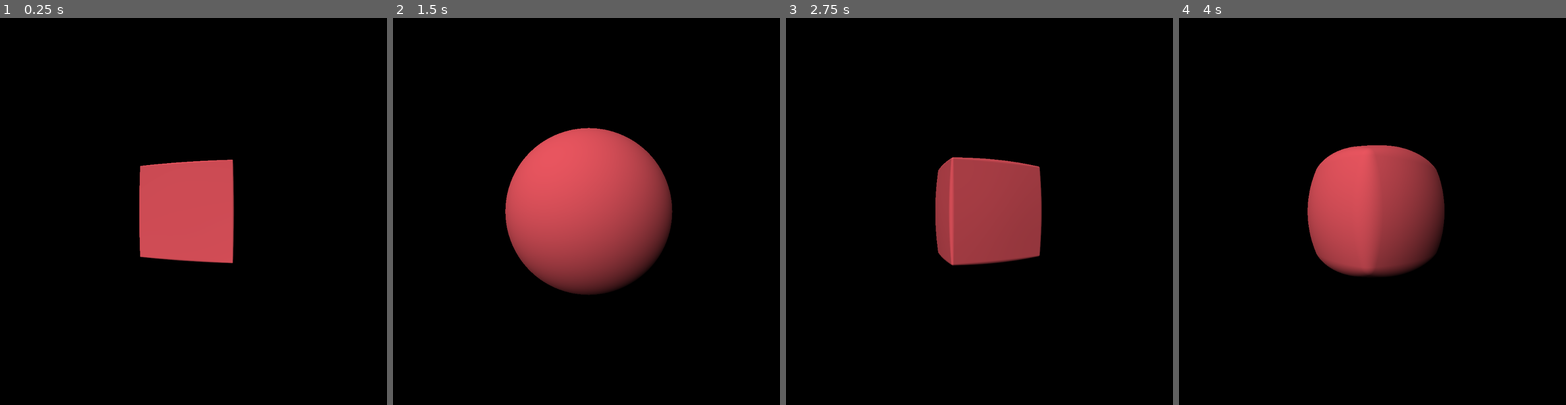
Above: before the commit, frames 1-4 (left to right).
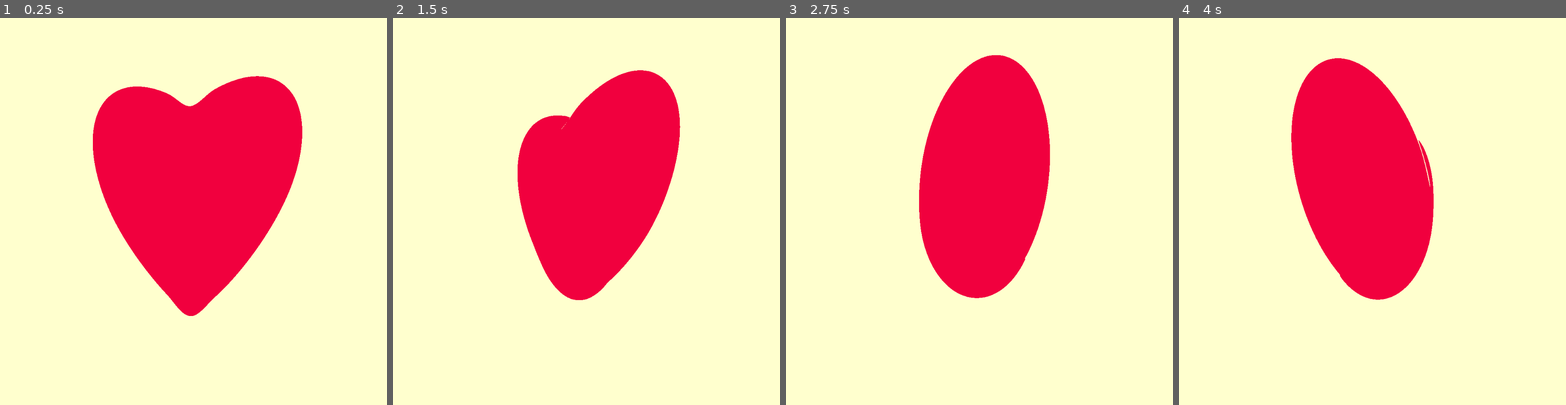
Above: after the commit, the same moments.

Repository: PhilippeZ-Dev/CreativeCoding
Game: Godot game, scene res://Scenes/fractals.tscn
Same seed, same stepped clock (60 frames per second), same inputs: the game is played once before the commit and once after it.
Inputs:
- Up to frame 1 (0.25 s): no input
- Up to frame 2 (1.5 s): no input
- Up to frame 3 (2.75 s): no input
- Up to frame 4 (4 s): no input

The runs differ from the first frame. In frame 1, 100% of the frame differs, in the area x 0-100%, y 0-100%; in frame 2, 100%; in frame 3, 100%; in frame 4, 100%.

Commit message:
added heart sdf

Diff:
--- a/Scenes/fractals.tscn
+++ b/Scenes/fractals.tscn
@@ -15,17 +15,22 @@
 
 [sub_resource type="ShaderMaterial" id="ShaderMaterial_au54f"]
 shader = ExtResource("7_pkxfo")
-shader_parameter/_color = Color(0.91, 0.333, 0.373, 1)
-shader_parameter/_backgroundColor = Color(0, 0, 0, 1)
+shader_parameter/_color = Color(0.9950066, 0, 0.25434855, 1)
+shader_parameter/_backgroundColor = Color(1, 0.8574127, 0.5972796, 1)
 shader_parameter/_gradient = SubResource("GradientTexture1D_au54f")
-shader_parameter/_cameraPosition = Vector3(0, 0, -2.515)
-shader_parameter/_cameraRotation = Vector3(0, 0.01, 0)
-shader_parameter/_lightStrength = 1.0
-shader_parameter/_lightPos = Vector3(2, 3, 5)
+shader_parameter/_cameraPosition = Vector3(0, 0, -4.5)
+shader_parameter/_cameraRotation = Vector3(0, 0, 0)
+shader_parameter/_lightStrength = 1.355
+shader_parameter/_lightPos = Vector3(2, 0, -3)
 shader_parameter/_lightColor = Color(1, 1, 1, 1)
+shader_parameter/_minShadowLevel = 0.70000003325
 shader_parameter/_shapeRotation = Vector3(0, 0, 0)
-shader_parameter/_shapeLerp = 0.0
-shader_parameter/_timeScale = 1.0
+shader_parameter/_shapeLerp = 1.0
+shader_parameter/_h_radius = 2.0
+shader_parameter/_h_expansion = 0.3
+shader_parameter/_h_Z_scale = 1.5
+shader_parameter/_h_compression = 1.0
+shader_parameter/_timeScale = 0.5
 
 [sub_resource type="StyleBoxFlat" id="StyleBoxFlat_eoume"]
 bg_color = Color(1, 1, 1, 0.784314)
@@ -129,5 +134,5 @@
 [node name="Screenshot" type="Node" parent="." unique_id=1224829559]
 script = ExtResource("3_iaxo3")
 mode = 1
-destinationFolderPath = "res://Screenshots/Test/"
+destinationFolderPath = "res://Screenshots/Heart/"
 screenshotName = "test"
--- a/Shaders/RaymarchingTest.gdshader
+++ b/Shaders/RaymarchingTest.gdshader
@@ -19,10 +19,20 @@
 uniform float _lightStrength = 1.0;
 uniform vec3 _lightPos = vec3(2.0, -5.0, 3.0);
 uniform vec3 _lightColor : source_color = vec3(1.0);
+uniform float _minShadowLevel : hint_range(0.0, 1.0) = 0.0;
+
+
 
 group_uniforms Shape_Transform;
 uniform vec3 _shapeRotation = vec3(0);
 uniform float _shapeLerp : hint_range(0.0, 1.0) = 0.5;
+
+group_uniforms Heart;
+uniform float _h_radius = 2.0;
+uniform float _h_expansion = 0.2;
+uniform float _h_Z_scale = 1.0;
+
+uniform float _h_compression = 1.0;
 
 group_uniforms Animation;
 uniform float _timeScale = .5;
@@ -46,8 +56,19 @@
 
 float MixShapes(float a, float b, float m)
 {
-	float time = (cos(TIME * _timeScale*2.0)+1.0)/2.0;
-	return mix(a, b, time);
+	//float time = (cos(TIME * _timeScale*2.0)+1.0)/2.0;
+	//return mix(a, b, time);
+
+	return mix(a, b, m);
+}
+
+float AlmostIdentity( float x, float m, float e ) // https://iquilezles.org/articles/functions/
+{
+	if( x>m ) return x;
+	float a = 2.0*e - m;
+	float b = 2.0*m - 3.0*e;
+	float t = x/m;
+	return (a*t+b)*t*t + e;
 }
 ////////////////////////////////////////////////////////////////////////////////////////////////////
 // p: point in space
@@ -64,6 +85,20 @@
 	return length(max(q,0.0)) + min(max(q.x,max(q.y,q.z)),0.0);
 }
 
+float sdHeart(vec3 p, vec3 c, float r)
+{
+	float radius = r + _h_expansion * pow(0.5 + 0.5* sin(2.0 * PI * TIME + (p.y/25.0)),4.0);
+
+	vec3 point = p;
+	float x = abs(p.x);
+	x = AlmostIdentity(x, 0.5, 0.01);
+	//point.z = p.z * (2.0 - (p.y / 15.0));
+	point.z = p.z * _h_Z_scale;
+	point.y = _h_compression * point.y + abs(x) * sqrt((20.0 - abs(x))/35.0);
+
+	return length(point-c)-radius;
+}
+
 ////////////////////////////////////////////////////////////////////////////////////////////////////
 float MapScene(vec3 pos)
 {
@@ -75,13 +110,15 @@
     pos.yz *= Rotate(shapeRotation.x);
     pos.xy *= Rotate(shapeRotation.z);
 
-	float displacement = cos(TIME )*.1 + sin(5.0*pos.x) * sin(5.0*pos.y) * sin(5.0*pos.z) * 0.25;
-
-	float sphere_0 = sdSphere(pos,  vec3(0), 1);
-	float box_0 = sdBox(pos, vec3(.5));
-
-	float time = (cos(TIME) *2.0 -1.0) * _timeScale;
-	float shape = MixShapes(sphere_0, box_0, _shapeLerp);
+	float heart_0 = sdHeart(pos, vec3(0), _h_radius);
+	//return heart_0;
+
+	//float displacement = cos(TIME )*.1 + sin(5.0*pos.x) * sin(5.0*pos.y) * sin(5.0*pos.z) * 0.25;
+	float sphere_0 = sdSphere(pos,  vec3(0), _h_radius);
+	//float box_0 = sdBox(pos, vec3(.5));
+
+	//float time = (cos(TIME) *2.0 -1.0) * _timeScale;
+	float shape = MixShapes(sphere_0, heart_0, _shapeLerp);
 
 	return shape;
 	//return sphere_0;// + displacement;
@@ -90,8 +127,8 @@
 vec3 GetShapeColor()
 {
 	//float time = (cos(TIME)+1.0)/2.0 * _timeScale;
-
-	//vec3 gradient = texture(_gradient, vec2(fract(TIME * _timeScale), 0)).xyz;
+	//
+	//vec3 gradient = texture(_gradient, vec2(fract(TIME /5.0), 0)).xyz;
 	//return gradient;
 
 	return _color;
@@ -112,7 +149,7 @@
 float CalculateLightIntensity(vec3 pos, vec3 norm)
 {
 	vec3 directionToLight = normalize(pos - _lightPos);
-	return max(0, dot(norm, directionToLight));
+	return max(_minShadowLevel, dot(norm, directionToLight));
 }
 
 vec3 RayMarch(vec3 ro, vec3 rd)
@@ -120,7 +157,7 @@
 	float totaldistanceTraveled = 0.0;
 	const int NumberOfSteps = 32;
 	const float MinimumHitDistance = .001;
-	const float MaximumTraceDistance = 1000.0;
+	const float MaximumTraceDistance = 10000.0;
 
 	for(int i = 0; i < NumberOfSteps; ++i)
 	{
@@ -136,6 +173,7 @@
 			// return color if we hit something
 			vec3 normal = CalculateNormal(currentPos);
 
+			//return GetShapeColor();// * CalculateLightIntensity(currentPos, normal);
 			return GetShapeColor() * CalculateLightIntensity(currentPos, normal);
 		}
 
